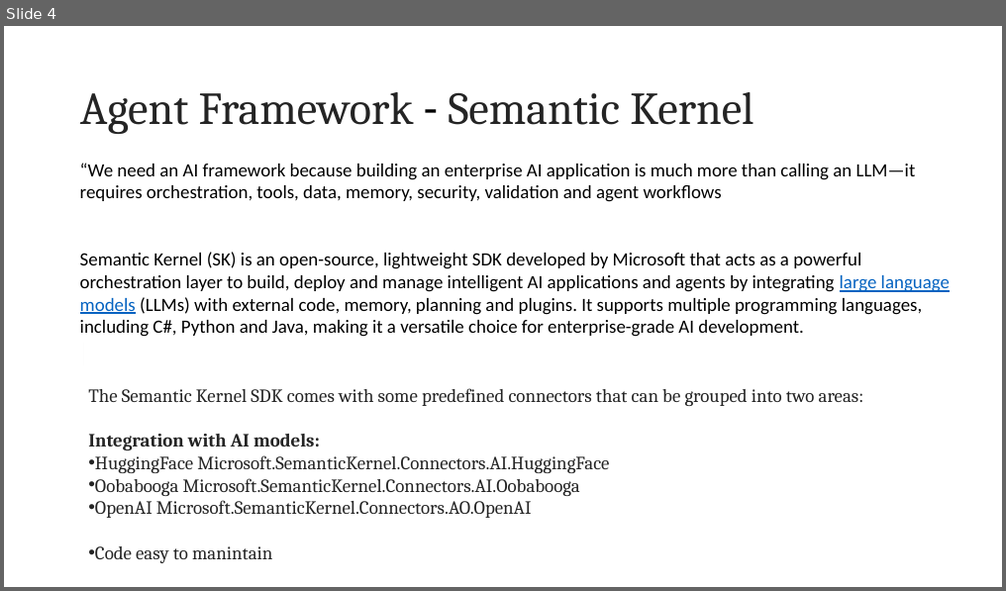
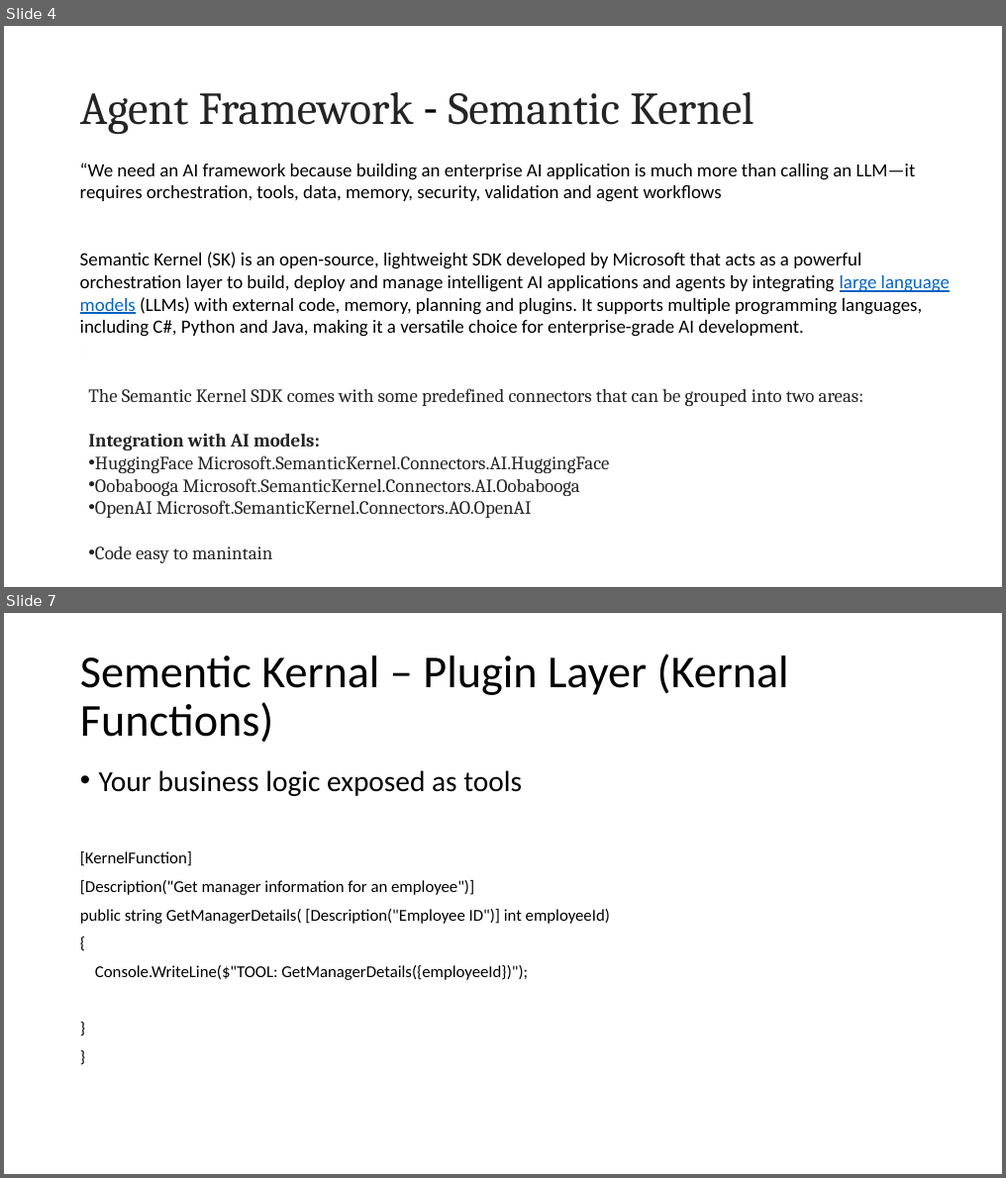
Before and after one commit to deveshomar/EducationAIAgent, a slide deck: Session8/AgentFramework.pptx. Shown one above the other, each under a label of ours: slide 4 before the commit, slides 4 and 7 after it; the slides between them are not shown. The pictures are 1006x591 and 1006x1178 pixels, drawn with LibreOffice and Linux fonts; fonts in the diff are those of the drawing. Boxes give left, top, right and bottom in pixels: in the first picture for what was removed or moved away, otherwise in the second. Text is boxed around its words. In the diff, an @@ line names an element or a change of style, - is before the commit and + after.

```diff
--- a/Session8/AgentFramework.pptx
+++ b/Session8/AgentFramework.pptx
@@ slide 7 added at bbox=[4, 613, 1002, 1174], background #FFFFFF @@
@@ title added at bbox=[80, 654, 789, 743], 44 pt, text #000000 @@
+Sementic Kernal – Plugin Layer (Kernal Functions)
@@ text added at bbox=[80, 770, 610, 980], 16 pt, text #000000 @@
+• Your business logic exposed as tools
+[KernelFunction]
+[Description("Get manager information for an employee")]
+public string GetManagerDetails( [Description("Employee ID")] int employeeId)
+{
+Console.WriteLine($"TOOL: GetManagerDetails({employeeId})");
+}
+}
```
Also in this commit, not shown: 5 other slides added, 20 other files.
